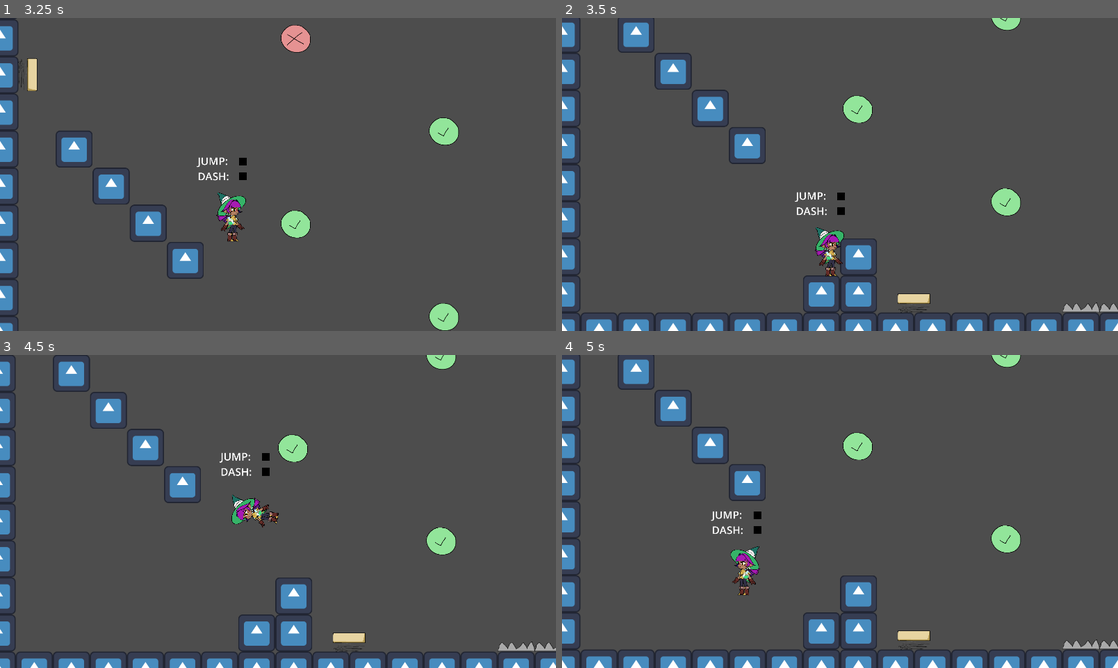
Above: before the commit, frames 1-4 (two rows, left to right).
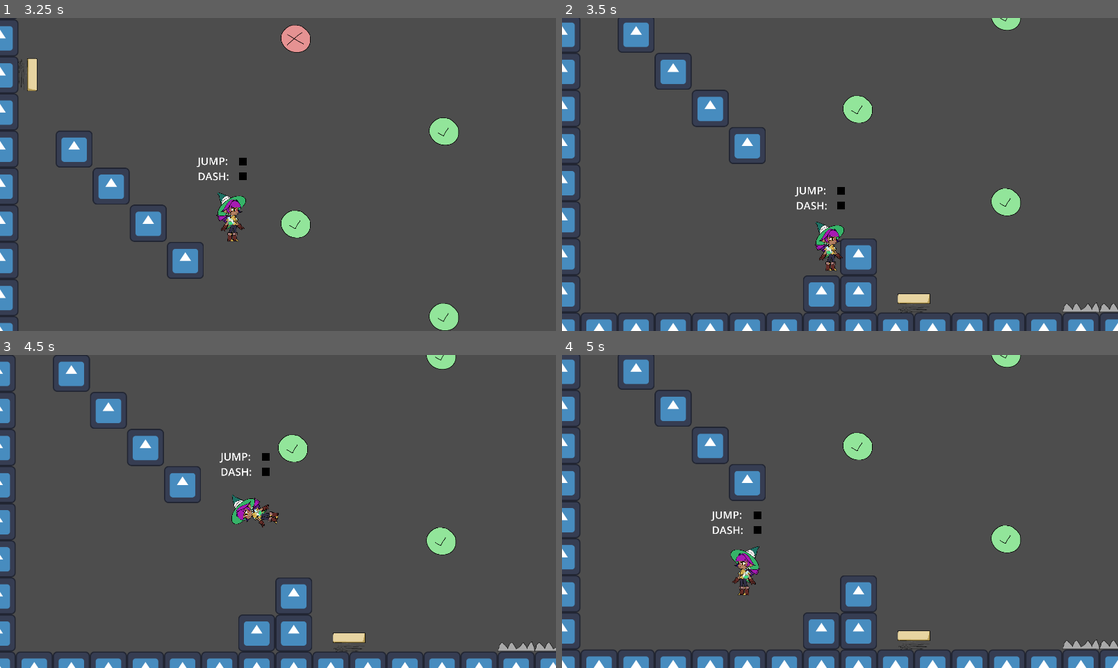
Above: after the commit, the same moments.

Repository: pepperfruits/Aurelia
Game: Godot game, scene res://Levels/TestingLevel/testing_level.tscn
The game is run twice, just before and just after one commit, with the same random seed, the same clock (stepped at 60 frames per second) and the same inputs. The engine's default icon, where the game draws it, is replaced by a stand-in: a white triangle on a blue panel in a dark square.
Inputs:
- Up to frame 1 (3.25 s): hold Right (move_right) 0.53-2.03 s; tap C (dash) every 0.75 s from 0.6 to 2.85 s; tap Z (jump) at 0.77, 1.52, 3.02 s; hold Left (move_left) 2.03-2.78 s; hold Right (move_right) from 2.78 s (still down)
- Up to frame 2 (3.5 s): keep holding Right (move_right)
- Up to frame 3 (4.5 s): tap C (dash) at 3.6, 4.35 s; tap Z (jump) at 3.77 s; release Right (move_right) at 4.28 s; hold Left (move_left) from 4.28 s (still down)
- Up to frame 4 (5 s): keep holding Left (move_left); tap Z (jump) at 4.52 s

Frame 1 is identical in both runs. In frame 2, 0.9% of the frame differs, in the area x 41-51%, y 54-83%; in frame 3, less than 0.1%; in frame 4, nothing differs.

Commit message:
max fall speed constant on player

Diff:
--- a/Player/Movement.gd
+++ b/Player/Movement.gd
@@ -45,6 +45,8 @@
 @export var GRAPPLE_TIME : float = 0.05
 ## How close being on top of a hook counts as finishing the grapple
 @export var GRAPPLE_DEADZONE : float = 20.0
+## how fast you can fall at max speed
+@export var MAX_FALL_SPEED : float = 2000.0
 #endregion
 
 #region Variables
@@ -244,6 +246,8 @@
 
 func apply_half_gravity(delta : float) -> void:
 	p.velocity.y += GRAVITY * delta * 0.5
+	if p.velocity.y > MAX_FALL_SPEED:
+		p.velocity.y = MAX_FALL_SPEED
 
 func can_jump() -> bool:
 	return p.is_on_floor() or is_jump_coyote
